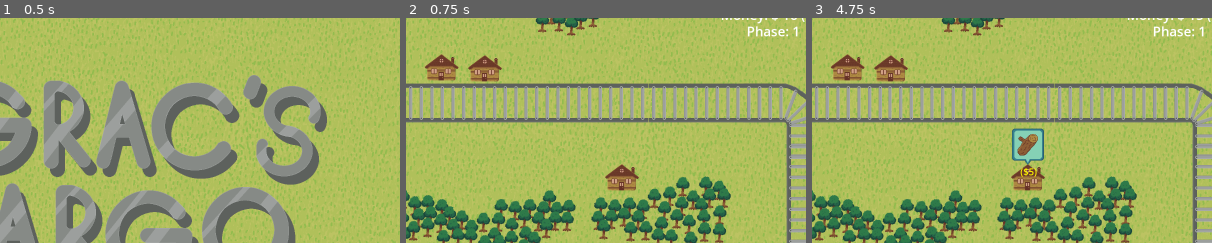
Above: before the commit, frames 1-3 (left to right).
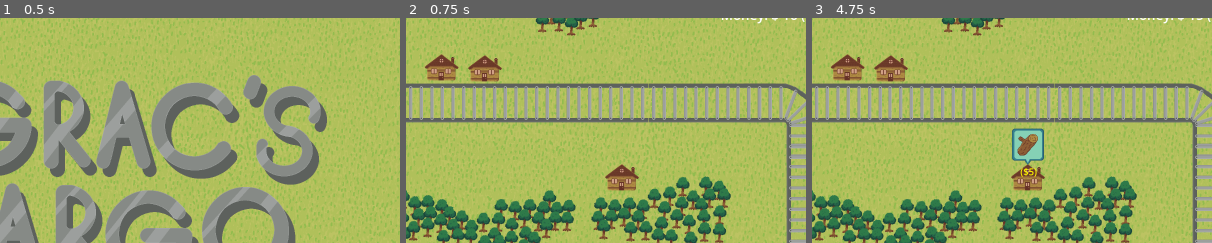
Above: after the commit, the same moments.

Repository: decadentpig/GMTK2025
Game: Godot game, scene res://main_menu.tscn
The game is run twice, just before and just after one commit, with the same random seed, the same clock (stepped at 60 frames per second) and the same inputs.
Inputs (mouse positions are % of the whole screen's width and height, from its top left):
- Up to frame 1 (0.5 s): no input
- Up to frame 2 (0.75 s): click "NEW GAME" at 0.5 s
- Up to frame 3 (4.75 s): move the mouse to (72, 45) at 1.27 s; click (72, 45) at 1.35 s; move the mouse to (30, 55) at 2.02 s; click (30, 55) at 2.1 s; move the mouse to (60, 28) at 2.77 s; click (60, 28) at 2.85 s; move the mouse to (45, 70) at 3.52 s; click (45, 70) at 3.6 s; move the mouse to (80, 65) at 4.27 s; click (80, 65) at 4.35 s
The pictures show only the part of the screen within x 38-88%, y 5-55%; the shares and areas given below are measured in that part.

Frame 1 is identical in both runs. In frame 2, 0.3% of the frame differs, in the area x 85-98%, y 3-9%; in frame 3, 0.3%.

Commit message:
Added money sounds baby

Diff:
--- a/Autoloads/sfx_player.gd
+++ b/Autoloads/sfx_player.gd
@@ -6,6 +6,17 @@
 @onready var audio_make_selection = preload("res://Sounds/Make Selection.wav")
 @onready var audio_pickup_resource = preload("res://Sounds/Pickup Resources.wav")
 @onready var audio_start_factory = preload("res://Sounds/Start Factory.wav")
+
+@onready var audio_earned_money = preload("res://Sounds/Contract_Sound.wav")
+@onready var audio_lost_money = preload("res://Sounds/Tax_Sound.wav")
+
+func play_audio_earned_money():
+	stream = audio_earned_money
+	play()
+
+func play_audio_lost_money():
+	stream = audio_lost_money
+	play()
 
 func play_contract_complete():
 	stream = audio_contract_complete
--- a/Scripts/carriage.gd
+++ b/Scripts/carriage.gd
@@ -71,7 +71,7 @@
 		and cargo == body.contract_type
 	):
 		body.queue_free()
-		SFXPlayer.play_contract_complete()
+		SFXPlayer.play_audio_earned_money()
 		cargo = GlobalVariables.RESOURCE_TYPE.NONE
 		sprite2d.texture = null
 		body.complete_contract()
@@ -89,7 +89,7 @@
 		and Stats.money >= body.cost
 	):
 		body.queue_free()
-		SFXPlayer.play_pickup_resource()
+		SFXPlayer.play_audio_lost_money()
 		Stats.money -= body.cost
 		Stats.available_carriages -= 1
 		emit_signal("request_carriage_add")
--- a/Scripts/contract_node.gd
+++ b/Scripts/contract_node.gd
@@ -59,7 +59,7 @@
 		sprite2d.material = highlighted_material
 
 func complete_contract() -> void:
-	SFXPlayer.play_contract_complete()
+	SFXPlayer.play_audio_earned_money()
 	Stats.money += contract_money
 	Stats.contracts_complete += 1
 
--- a/game_manager.gd
+++ b/game_manager.gd
@@ -238,6 +238,8 @@
 	var str = '- $' + str(checkpoint_tax)
 	create_floating_text(Vector2(x,y), str, Color.RED, 120)
 
+	SFXPlayer.play_audio_lost_money()
+
 	# Each time we pass the checkpoint, increase the tax based on phase
 	if current_phase == GAME_PHASE.PHASE1:
 		checkpoint_tax += PHASE1_TAX_INCREASE
--- a/scene.tscn
+++ b/scene.tscn
@@ -703,6 +703,7 @@
 text = "0"
 
 [node name="Phase_Label" type="Label" parent="."]
+visible = false
 offset_left = 1922.0
 offset_top = 78.0
 offset_right = 2116.0
Not shown, added: Sounds/Contract_Sound.wav.import
Not shown, added: Sounds/Tax_Sound.wav.import
Not shown: 1 places in game_over.tscn that only renumber resources
Not shown, added: Sounds/Contract_Sound.wav
Not shown, added: Sounds/Tax_Sound.wav
